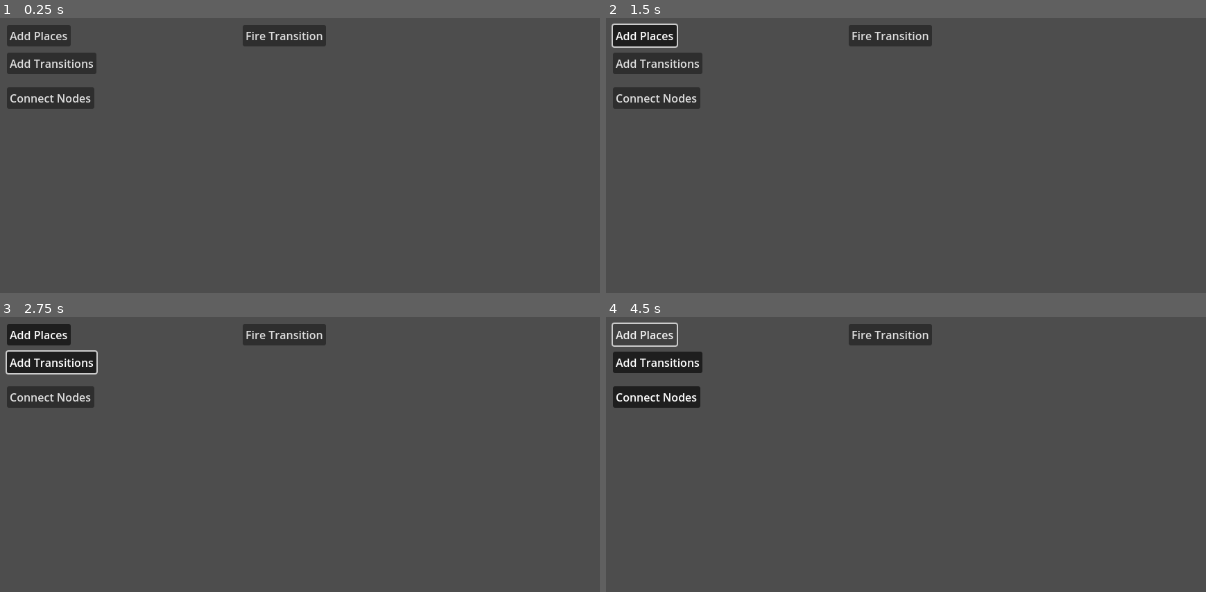
Above: before the commit, frames 1-4 (two rows, left to right).
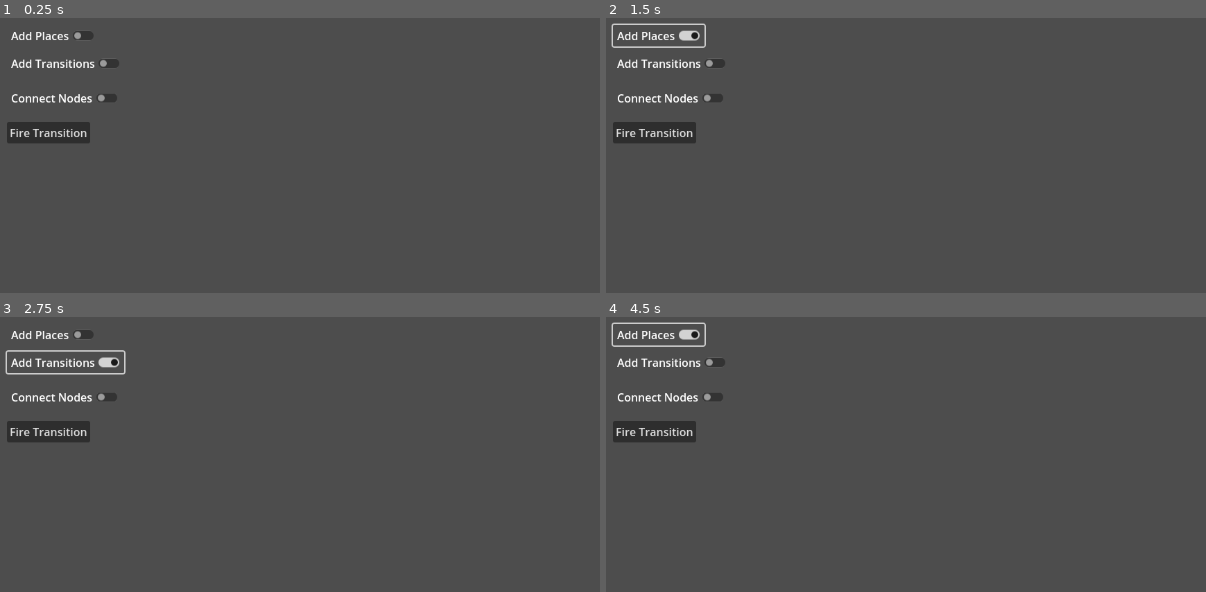
Above: after the commit, the same moments.

Repository: UltraMarineOwl/FuzzyPetriNetSim
Game: Godot game, scene res://Scenes/main.tscn
Two runs of this game, one before a commit and one after it. Both use one fixed random seed, a clock stepped at 60 frames per second and the inputs below.
Inputs:
- Up to frame 1 (0.25 s): no input
- Up to frame 2 (1.5 s): click "Fire Transition" at 0.5 s; click "Add Places" at 1.25 s
- Up to frame 3 (2.75 s): click "Add Transitions" at 2 s
- Up to frame 4 (4.5 s): click "Connect Nodes" at 2.75 s; click "Fire Transition" at 3.5 s; click "Add Places" at 4.25 s

The runs differ from the first frame. In frame 1, 5.1% of the frame differs, in the area x 1-55%, y 2-46%; in frame 2, 5.3%; in frame 3, 5.3%; in frame 4, 4.7%.

Commit message:
stylization and button group

Diff:
--- a/Scripts/main.gd
+++ b/Scripts/main.gd
@@ -5,6 +5,13 @@
 var TransitionScene = preload("res://Scenes/Transitions.tscn")
 
 @onready var connections_node: Node2D = $Connections
+
+# Переменные для кнопок режимов
+var place_mode_button: CheckButton
+var transition_mode_button: CheckButton
+var connect_mode_button: CheckButton
+var fire_button: Button  # Если необходимо
+var mode_button_group: ButtonGroup = ButtonGroup.new()
 
 var is_place_mode_enabled: bool = false
 var is_transition_mode_enabled: bool = false
@@ -15,57 +22,83 @@
 
 
 func _ready() -> void:
-
-	# Добавляем кнопку для срабатывания перехода
-	var fire_button = Button.new()
-	fire_button.text = "Fire Transition"
-	fire_button.position = Vector2(350, 10)
-	add_child(fire_button)
-	fire_button.toggled.connect(_on_fire_button_pressed)
-
 	#########################################
 # Добавляем кнопку для переключения режима добавления мест
-	var place_mode_button = Button.new()
+	place_mode_button = CheckButton.new()
 	place_mode_button.text = "Add Places"
 	place_mode_button.toggle_mode = true  # Позволяет кнопке работать как переключатель
+	place_mode_button.button_group = mode_button_group
 	place_mode_button.position = Vector2(10, 10)
 	add_child(place_mode_button)
 	place_mode_button.toggled.connect(_on_place_mode_toggled)
-	# Переменная для отслеживания режима
-	is_place_mode_enabled = false
 
 	#########################################
 	# Добавляем кнопку для переключения режима добавления переходов
-	var transition_mode_button = Button.new()
+	transition_mode_button = CheckButton.new()
 	transition_mode_button.text = "Add Transitions"
 	transition_mode_button.toggle_mode = true
+	transition_mode_button.button_group = mode_button_group
 	transition_mode_button.position = Vector2(10, 50)
 	add_child(transition_mode_button)
 	transition_mode_button.toggled.connect(_on_transition_mode_toggled)
 
-	# Переменная для отслеживания режима
-	is_transition_mode_enabled = false
-
 	#########################################
 # Добавляем кнопку для режима связывания
-	var connect_mode_button = Button.new()
+	var connect_mode_button = CheckButton.new()
 	connect_mode_button.text = "Connect Nodes"
 	connect_mode_button.toggle_mode = true
+	connect_mode_button.button_group = mode_button_group
 	connect_mode_button.position = Vector2(10, 100)
 	add_child(connect_mode_button)
 	connect_mode_button.toggled.connect(_on_connect_mode_toggled)
 
-	# Переменная для отслеживания режима
-	is_connect_mode_enabled = false
+	# Добавляем кнопку для срабатывания перехода
+	fire_button = Button.new()
+	fire_button.text = "Fire Transition"
+	fire_button.position = Vector2(10, 150)
+	add_child(fire_button)
+	fire_button.pressed.connect(_on_fire_button_pressed)
+
+	var normal_style = StyleBoxFlat.new()
+	normal_style.bg_color = Color.DARK_GRAY
+
+	var hover_style = StyleBoxFlat.new()
+	hover_style.bg_color = Color.DARK_GRAY
+
+	#Стилизация кнопок
+	place_mode_button.add_theme_stylebox_override("hover", hover_style)
+	transition_mode_button.add_theme_stylebox_override("hover", hover_style)
+	connect_mode_button.add_theme_stylebox_override("hover", hover_style)
+
+	place_mode_button.add_theme_color_override("font_color", Color.WHITE)
+	transition_mode_button.add_theme_color_override("font_color", Color.WHITE)
+	connect_mode_button.add_theme_color_override("font_color", Color.WHITE)
+
+
 
 func _on_place_mode_toggled(button_pressed: bool) -> void:
 	is_place_mode_enabled = button_pressed
+	if button_pressed:
+		is_transition_mode_enabled = false
+		is_connect_mode_enabled = false
+		selected_place = null
+		selected_transition = null
 
 func _on_transition_mode_toggled(button_pressed: bool) -> void:
 	is_transition_mode_enabled = button_pressed
+	if button_pressed:
+		is_place_mode_enabled = false
+		is_connect_mode_enabled = false
+		selected_place = null
+		selected_transition = null
 
 func _on_connect_mode_toggled(button_pressed: bool) -> void:
 	is_connect_mode_enabled = button_pressed
+	if button_pressed:
+		is_place_mode_enabled = false
+		is_transition_mode_enabled = false
+		selected_place = null
+		selected_transition = null
 
 func _create_place_at_position(position: Vector2) -> void:
 	var place: Place = PlaceScene.instantiate()
